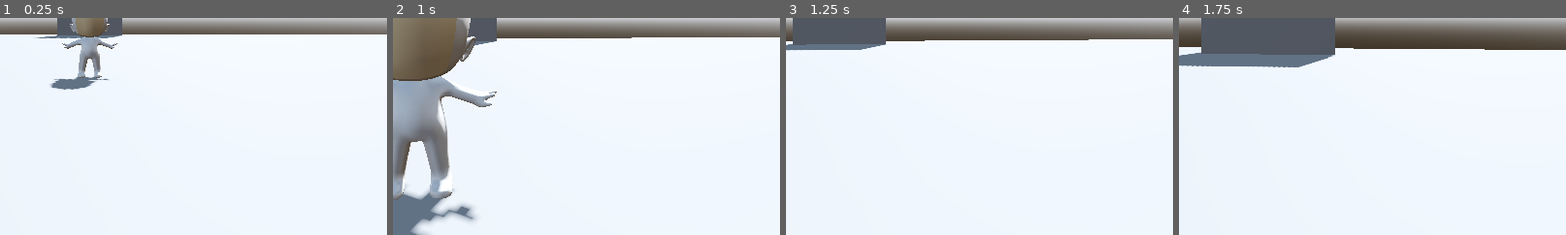
Above: before the commit, frames 1-4 (left to right).
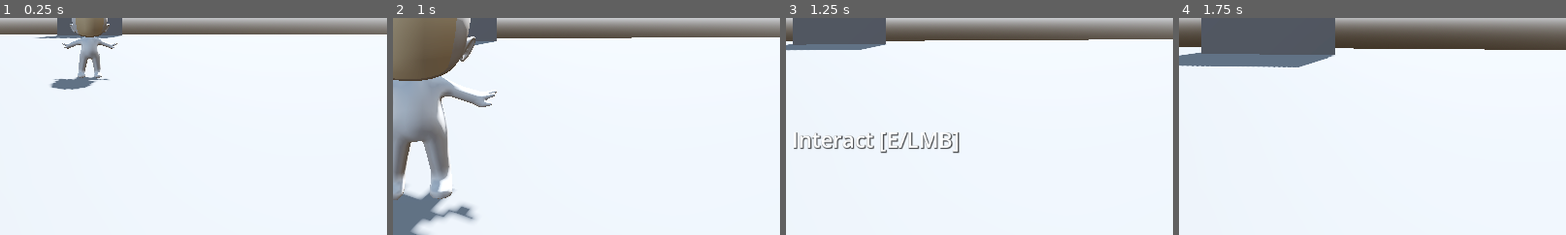
Above: after the commit, the same moments.

Repository: EppuKoskiranta/fgj26
Game: Godot game, scene res://root.tscn
Two runs of this game, one before a commit and one after it. Both use one fixed random seed, a clock stepped at 60 frames per second and the inputs below.
Inputs (mouse positions are % of the whole screen's width and height, from its top left):
- Up to frame 1 (0.25 s): no input
- Up to frame 2 (1 s): tap Enter at 0.5 s; move the mouse to (55, 50) at 0.52 s; hold Up (move_forward) from 0.53 s (still down); hold E (interact) from 0.53 s (still down); right-click (55, 50) at 0.6 s; click (55, 50) at 0.67 s
- Up to frame 3 (1.25 s): keep holding Up (move_forward); keep holding E (interact)
- Up to frame 4 (1.75 s): keep holding Up (move_forward); move the mouse to (45, 50) at 1.27 s; release E (interact) at 1.28 s; tap E (interact) at 1.35 s; click (45, 50) at 1.42 s; right-click (45, 50) at 1.55 s
The pictures show only the part of the screen within x 38-88%, y 50-100%; the shares and areas given below are measured in that part.

Frames 1-2 are identical in both runs. In frame 3, 1.2% of the frame differs, in the area x 2-45%, y 52-63%; in frame 4, nothing differs.
Error after the commit: Parse Error: Expected function name after "func". (res://Objects/customer_logic.gd:25)

Commit message:
Half baked

Diff:
--- a/fgj-26-godot/GameManager/game_manager.gd
+++ b/fgj-26-godot/GameManager/game_manager.gd
@@ -13,8 +13,6 @@
 	Def.subscribe_to_going_back(self._back_from_station)
 	Def.subscribe_to_input_mapping_changed(self._input_mapping_changed)
 	Def.subscribe_to_interaction(self._interacted_with)
-	# TODO: only when we start from main menu
-	Def.set_input_mapping(Def.INPUT_MAPPING_FPS_MOVEMENT)
 
 func _back_from_station() -> void:
 	Def.set_input_mapping(Def.INPUT_MAPPING_FPS_MOVEMENT)
--- a/fgj-26-godot/Objects/customer_logic.gd
+++ b/fgj-26-godot/Objects/customer_logic.gd
@@ -2,3 +2,34 @@
 class_name Customer
 
 @onready var speed : float = 10.0
+
+enum State {
+	REUSABLE = 0,
+	GO_TO_COUNTER = 1,
+	INTERACTABLE = 2,
+	WAITING = 3,
+	GOING_TO_BED = 4,
+	LOTIONABLE = 5,
+	LEAVE = 6,
+	MAX_NR_OF_STATES = 7
+}
+
+@onready var interactable: Interactiable = %Interactable
+
+var state : State = State.REUSABLE
+
+func _ready() -> void:
+	self.show()
+	set_interactability(false)
+
+func
+
+func move_state() -> void:
+	match state:
+		State.REUSABLE:
+			self.show()
+
+	state = (state + 1) % State.MAX_NR_OF_STATES
+
+func set_interactability(is_interactable : bool) -> void:
+	interactable.enable(is_interactable)
--- a/fgj-26-godot/Objects/customer_logic.tscn
+++ b/fgj-26-godot/Objects/customer_logic.tscn
@@ -2,6 +2,7 @@
 
 [ext_resource type="Script" uid="uid://bj838bnjrt3pm" path="res://Objects/customer_logic.gd" id="1_poerd"]
 [ext_resource type="PackedScene" uid="uid://dkxydki4hpsmo" path="res://Prefabs/customer.tscn" id="2_tcwjl"]
+[ext_resource type="PackedScene" uid="uid://k3hnb7x7te6o" path="res://Objects/interactable.tscn" id="3_avjha"]
 
 [sub_resource type="CapsuleShape3D" id="CapsuleShape3D_tcwjl"]
 
@@ -23,3 +24,32 @@
 
 [node name="CustomerVisuals" parent="." unique_id=166304056 instance=ExtResource("2_tcwjl")]
 transform = Transform3D(0.435, 0, 0, 0, 0.435, 0, 0, 0, 0.435, 0, 0, 0)
+
+[node name="Interactable" parent="." unique_id=1441599236 instance=ExtResource("3_avjha")]
+unique_name_in_owner = true
+transform = Transform3D(1, 0, 0, 0, 1, 0, 0, 0, 1, 0, 0.730731, 0.8631016)
+dimesions = Vector3(1, 1, 2)
+
+[node name="Points_To_Counter" type="Node" parent="." unique_id=238545293]
+
+[node name="Node3D" type="Node3D" parent="Points_To_Counter" unique_id=1105408772]
+
+[node name="Node3D2" type="Node3D" parent="Points_To_Counter" unique_id=1321002862]
+
+[node name="Node3D3" type="Node3D" parent="Points_To_Counter" unique_id=1100396366]
+
+[node name="Points_To_Bed" type="Node" parent="." unique_id=2132140940]
+
+[node name="Node3D" type="Node3D" parent="Points_To_Bed" unique_id=1093962224]
+
+[node name="Node3D2" type="Node3D" parent="Points_To_Bed" unique_id=910455233]
+
+[node name="Node3D3" type="Node3D" parent="Points_To_Bed" unique_id=2002731249]
+
+[node name="Points_To_Leave" type="Node" parent="." unique_id=1245551633]
+
+[node name="Node3D" type="Node3D" parent="Points_To_Leave" unique_id=165486250]
+
+[node name="Node3D2" type="Node3D" parent="Points_To_Leave" unique_id=1291007933]
+
+[node name="Node3D3" type="Node3D" parent="Points_To_Leave" unique_id=1942493742]
--- a/fgj-26-godot/Objects/interactable.gd
+++ b/fgj-26-godot/Objects/interactable.gd
@@ -25,3 +25,6 @@
 func _interaction() -> void:
 	if false == self.get_overlapping_bodies().is_empty():
 		Def.report_interact(self.get_parent())
+
+func enable(is_enabled : bool) -> void:
+	collision_shape_3d.disabled = !is_enabled
--- a/fgj-26-godot/Objects/interactable.tscn
+++ b/fgj-26-godot/Objects/interactable.tscn
@@ -9,6 +9,7 @@
 script = ExtResource("1_f2tvd")
 
 [node name="CollisionShape3D" type="CollisionShape3D" parent="." unique_id=1604654119]
+unique_name_in_owner = true
 shape = SubResource("BoxShape3D_f2tvd")
 
 [connection signal="body_entered" from="." to="." method="_on_body_entered"]
--- /dev/null
+++ b/fgj-26-godot/UI/button_label_settings.tres
@@ -0,0 +1,8 @@
+[gd_resource type="LabelSettings" format=3 uid="uid://dwbckyy8lusco"]
+
+[sub_resource type="SystemFont" id="SystemFont_0u4ci"]
+
+[resource]
+font = SubResource("SystemFont_0u4ci")
+font_size = 32
+font_color = Color(0, 0, 0, 1)
--- /dev/null
+++ b/fgj-26-godot/UI/menu background_shaderl.tres
@@ -0,0 +1,6 @@
+[gd_resource type="ShaderMaterial" format=3 uid="uid://c0ahati7qw452"]
+
+[ext_resource type="Shader" uid="uid://bt1h0qqhp74ed" path="res://UI/menu_background.gdshader" id="1_tt3gi"]
+
+[resource]
+shader = ExtResource("1_tt3gi")
--- /dev/null
+++ b/fgj-26-godot/UI/menu_background.gdshader
@@ -0,0 +1,16 @@
+shader_type canvas_item;
+
+uniform vec3 color = vec3(0.0, 0.0, 0.0);
+uniform float transparency : hint_range(0.0, 1.0) = 0.8;
+uniform sampler2D screen_texture : hint_screen_texture, repeat_enable, filter_linear_mipmap_anisotropic;
+
+void fragment() {
+	vec4 blurred_image = textureLod(screen_texture, SCREEN_UV, 1.8);
+	COLOR.a = 1.0;
+	COLOR.rgb = transparency*blurred_image.rgb + (1.0-transparency)*color;
+}
+
+//void light() {
+//	// Called for every pixel for every light affecting the CanvasItem.
+//	// Uncomment to replace the default light processing function with this one.
+//}
--- /dev/null
+++ b/fgj-26-godot/UI/start_menu.gd
@@ -0,0 +1,16 @@
+extends Control
+
+signal start_game
+signal quit_game
+
+func _ready() -> void:
+	set_process(false)
+	set_physics_process(false)
+
+
+func _on_start_game_button_down() -> void:
+	emit_signal("start_game")
+	self.hide()
+
+func _on_quit_button_down() -> void:
+	emit_signal("quit_game")
--- /dev/null
+++ b/fgj-26-godot/UI/start_menu.tscn
@@ -0,0 +1,84 @@
+[gd_scene format=3 uid="uid://bqpx333wdum5y"]
+
+[ext_resource type="Material" uid="uid://c0ahati7qw452" path="res://UI/menu background_shaderl.tres" id="1_dl586"]
+[ext_resource type="Script" uid="uid://fna3fggofhb4" path="res://UI/start_menu.gd" id="1_neu3s"]
+[ext_resource type="Texture2D" uid="uid://t6o72vvht3b7" path="res://Assets/Textures/ButtonNormal.png" id="2_f14c5"]
+[ext_resource type="Texture2D" uid="uid://nyak7o17vq0x" path="res://Assets/Textures/ButtonPressed.png" id="3_j3hi8"]
+[ext_resource type="LabelSettings" uid="uid://dwbckyy8lusco" path="res://UI/button_label_settings.tres" id="4_j3hi8"]
+
+[node name="StartMenu" type="Control" unique_id=1240488457]
+layout_mode = 3
+anchors_preset = 15
+anchor_right = 1.0
+anchor_bottom = 1.0
+grow_horizontal = 2
+grow_vertical = 2
+script = ExtResource("1_neu3s")
+
+[node name="MarginContainer" type="MarginContainer" parent="." unique_id=167529793]
+layout_mode = 1
+anchors_preset = 9
+anchor_bottom = 1.0
+offset_right = 304.0
+grow_vertical = 2
+mouse_filter = 0
+theme_override_constants/margin_left = 32
+theme_override_constants/margin_top = 32
+theme_override_constants/margin_bottom = 32
+
+[node name="ColorRect" type="ColorRect" parent="MarginContainer" unique_id=681862807]
+material = ExtResource("1_dl586")
+layout_mode = 2
+
+[node name="MarginContainer" type="MarginContainer" parent="MarginContainer" unique_id=1093619445]
+layout_mode = 2
+theme_override_constants/margin_left = 16
+theme_override_constants/margin_top = 16
+theme_override_constants/margin_right = 16
+theme_override_constants/margin_bottom = 16
+
+[node name="VBoxContainer" type="VBoxContainer" parent="MarginContainer/MarginContainer" unique_id=1879532435]
+layout_mode = 2
+size_flags_horizontal = 0
+theme_override_constants/separation = 32
+
+[node name="StartGame" type="TextureButton" parent="MarginContainer/MarginContainer/VBoxContainer" unique_id=558859468]
+unique_name_in_owner = true
+layout_mode = 2
+texture_normal = ExtResource("2_f14c5")
+texture_pressed = ExtResource("3_j3hi8")
+texture_hover = ExtResource("2_f14c5")
+
+[node name="Label" type="Label" parent="MarginContainer/MarginContainer/VBoxContainer/StartGame" unique_id=1968744401]
+layout_mode = 1
+anchors_preset = 15
+anchor_right = 1.0
+anchor_bottom = 1.0
+grow_horizontal = 2
+grow_vertical = 2
+text = "Get Maskin'"
+label_settings = ExtResource("4_j3hi8")
+horizontal_alignment = 1
+vertical_alignment = 1
+
+[node name="Quit" type="TextureButton" parent="MarginContainer/MarginContainer/VBoxContainer" unique_id=21509738]
+unique_name_in_owner = true
+layout_mode = 2
+texture_normal = ExtResource("2_f14c5")
+texture_pressed = ExtResource("3_j3hi8")
+texture_hover = ExtResource("2_f14c5")
+
+[node name="Label" type="Label" parent="MarginContainer/MarginContainer/VBoxContainer/Quit" unique_id=1966617738]
+layout_mode = 1
+anchors_preset = 15
+anchor_right = 1.0
+anchor_bottom = 1.0
+grow_horizontal = 2
+grow_vertical = 2
+text = "Mask Off"
+label_settings = ExtResource("4_j3hi8")
+horizontal_alignment = 1
+vertical_alignment = 1
+
+[connection signal="button_down" from="MarginContainer/MarginContainer/VBoxContainer/StartGame" to="." method="_on_start_game_button_down"]
+[connection signal="button_down" from="MarginContainer/MarginContainer/VBoxContainer/Quit" to="." method="_on_quit_button_down"]
--- a/fgj-26-godot/main.gd
+++ b/fgj-26-godot/main.gd
@@ -7,6 +7,17 @@
 
 func _ready() -> void:
 	player_camera.init(player.fps_view)
+	# TODO: Remove this and make menu visible
+	Def.set_input_mapping(Def.INPUT_MAPPING_FPS_MOVEMENT)
 
 func _process(_delta: float) -> void:
 	pass
+
+func _on_start_menu_start_game() -> void:
+	Def.set_input_mapping(Def.INPUT_MAPPING_FPS_MOVEMENT)
+
+func _on_start_menu_quit_game() -> void:
+	if is_inside_tree():
+		get_tree().paused = true
+	if is_inside_tree():
+		get_tree().quit()
--- a/fgj-26-godot/root.tscn
+++ b/fgj-26-godot/root.tscn
@@ -2,15 +2,20 @@
 
 [ext_resource type="Script" uid="uid://de3e2jlrmoons" path="res://main.gd" id="1_pq8q7"]
 [ext_resource type="PackedScene" uid="uid://56psdcopd18u" path="res://Map/placeholder_map.tscn" id="2_pyidc"]
-[ext_resource type="PackedScene" path="res://Map/face_mask_applying_station.tscn" id="3_bf3um"]
+[ext_resource type="PackedScene" uid="uid://bv6b7owa885y2" path="res://Map/face_mask_applying_station.tscn" id="3_bf3um"]
 [ext_resource type="PackedScene" uid="uid://ss4v7nnfm6kn" path="res://Player/player.tscn" id="3_vvh5c"]
 [ext_resource type="PackedScene" uid="uid://b8xwqp7fvux3q" path="res://InputHandling/input_handler.tscn" id="4_jnlp7"]
 [ext_resource type="PackedScene" uid="uid://ypdhxtcki8n7" path="res://Camera/PlayerCamera.tscn" id="5_l8v81"]
 [ext_resource type="PackedScene" uid="uid://bpbdhbtgcho4o" path="res://GameManager/game_manager.tscn" id="6_l8v81"]
 [ext_resource type="PackedScene" uid="uid://b6srbcargtiaf" path="res://UI/interact_promt.tscn" id="7_vyht1"]
+[ext_resource type="PackedScene" uid="uid://bqpx333wdum5y" path="res://UI/start_menu.tscn" id="9_huihk"]
 
 [node name="Root" type="Node" unique_id=174035270]
 script = ExtResource("1_pq8q7")
+
+[node name="StartMenu" parent="." unique_id=1240488457 instance=ExtResource("9_huihk")]
+visible = false
+size_flags_horizontal = 0
 
 [node name="Map" type="Node" parent="." unique_id=761278262]
 
@@ -34,9 +39,17 @@
 [node name="GameManager" parent="." unique_id=38479966 node_paths=PackedStringArray("player_camera") instance=ExtResource("6_l8v81")]
 player_camera = NodePath("../PlayerCamera")
 
-[node name="CustomerLogic" parent="GameManager" index="0" unique_id=1030538246]
+[node name="CustomerLogic" parent="GameManager" index="0" unique_id=1030538246 node_paths=PackedStringArray("to_counter_curve", "to_bed_curve", "leave_curve")]
 transform = Transform3D(1, 0, 0, 0, 1, 0, 0, 0, 1, 0, 0, -7.3570952)
+to_counter_curve = NodePath("")
+to_bed_curve = NodePath("")
+leave_curve = NodePath("")
 
 [node name="InteractPromt" parent="." unique_id=1773362808 instance=ExtResource("7_vyht1")]
 
+[node name="Curves" type="Node" parent="." unique_id=1362956385]
+
+[connection signal="quit_game" from="StartMenu" to="." method="_on_start_menu_quit_game"]
+[connection signal="start_game" from="StartMenu" to="." method="_on_start_menu_start_game"]
+
 [editable path="GameManager"]
Binary file added: fgj-26-godot/Assets/Textures/ButtonNormal.png
Not shown, added: fgj-26-godot/Assets/Textures/ButtonNormal.png.import
Binary file added: fgj-26-godot/Assets/Textures/ButtonPressed.png
Not shown, added: fgj-26-godot/Assets/Textures/ButtonPressed.png.import
Not shown, added: fgj-26-godot/UI/menu_background.gdshader.uid
Not shown, added: fgj-26-godot/UI/start_menu.gd.uid
